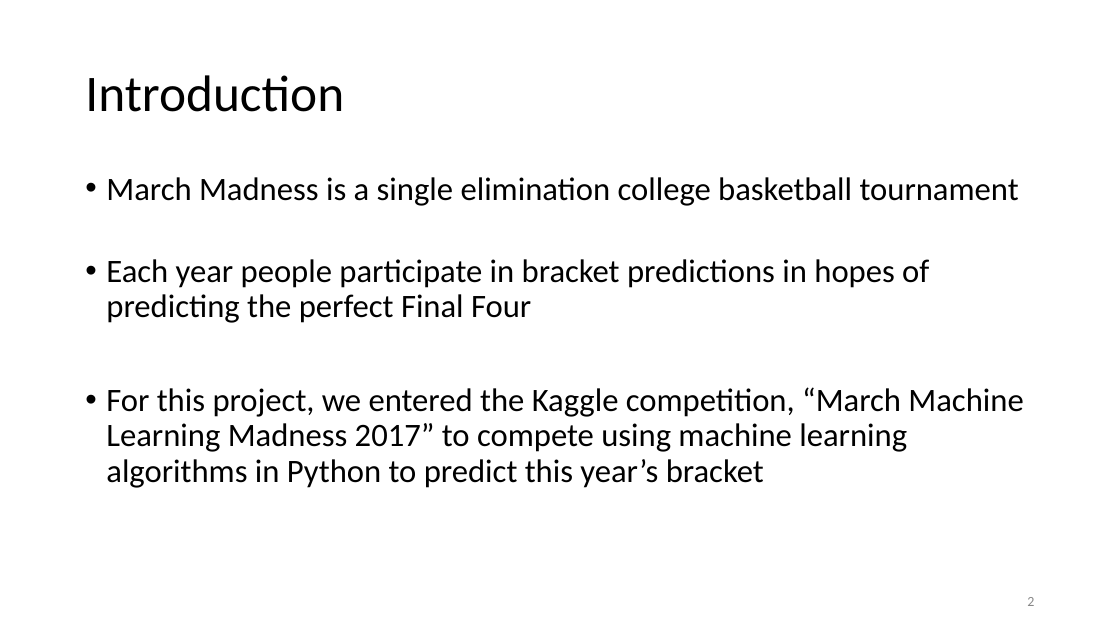
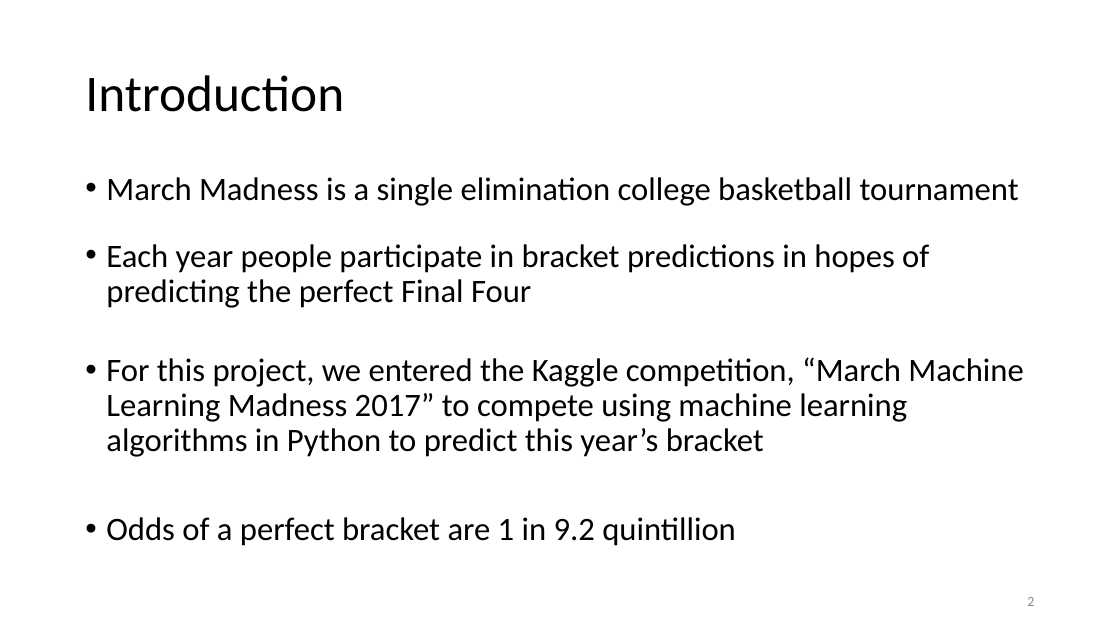
Before and after one commit to healykys/MarchMadnessProject, a slide deck: slide 2 of AIGroupPresentation.pptx. Drawn at 1120x630 pixels with LibreOffice and Linux fonts; fonts in the diff are those of the drawing. Boxes give left, top, right and bottom in pixels: in the first picture for what was removed or moved away, otherwise in the second. Text is boxed around its words. In the diff, an @@ line names an element or a change of style, - is before the commit and + after.

```diff
--- a/AIGroupPresentation.pptx
+++ b/AIGroupPresentation.pptx
@@ text at (106, 517, 736, 546): paragraph added @@
+• Odds of a perfect bracket are 1 in 9.2 quintillion
```
Also in this commit, not shown: 10 other slides changed, 1 slide added.
